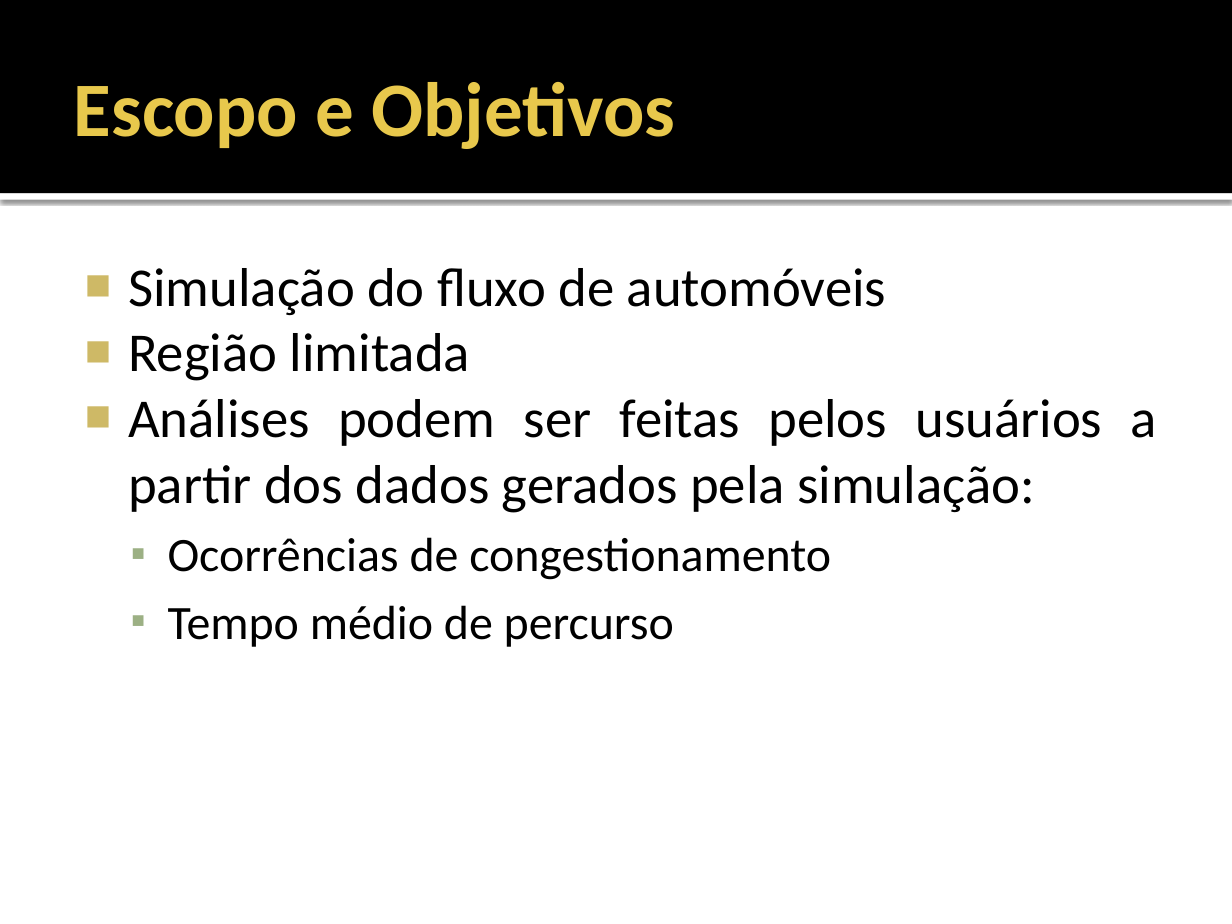
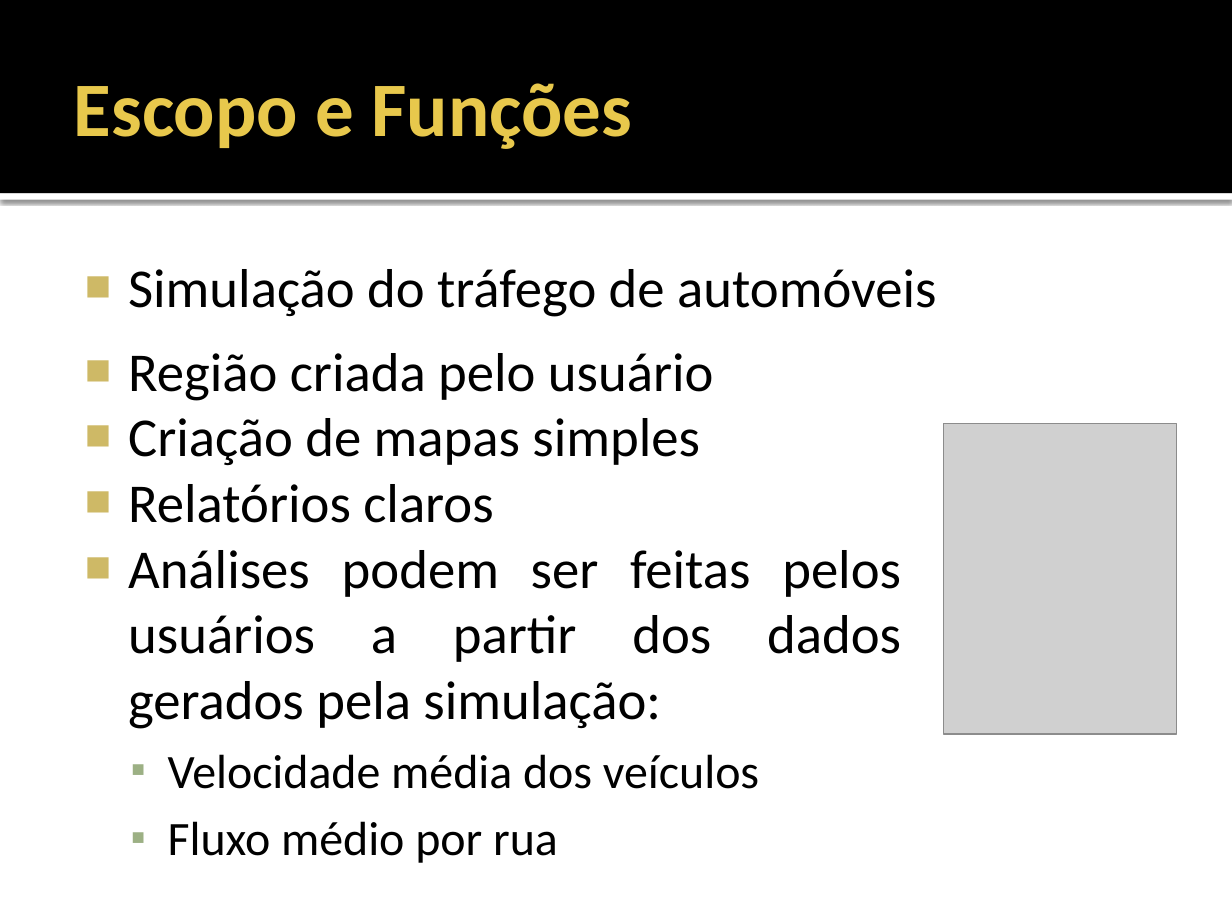
Before and after one commit to fchirigati/rota, a slide deck: slide 3 of Documentação/Especificação de Requisitos de Software/Apresentação.pptx. Drawn at 1232x924 pixels with LibreOffice and Linux fonts; fonts in the diff are those of the drawing; grey boxes stand for pictures. Boxes give left, top, right and bottom in pixels: in the first picture for what was removed or moved away, otherwise in the second. Text is boxed around its words. In the diff, an @@ line names an element or a change of style, - is before the commit and + after.

```diff
--- a/Documentação/Especificação de Requisitos de Software/Apresentação.pptx
+++ b/Documentação/Especificação de Requisitos de Software/Apresentação.pptx
@@ title at box(74, 83, 632, 149): text changed @@
-Escopo e Objetivos
+Escopo e Funções
@@ text "Região criada pelo usuário": place and size @@
-text "Região criada pelo usuário" at box(128, 268, 1156, 647)
+text "Região criada pelo usuário" at box(128, 353, 901, 863)
@@ text added at box(128, 269, 937, 317), 32 pt, text #000000 @@
+■ Simulação do tráfego de automóveis
@@ text at box(128, 353, 714, 523): text changed @@
-■ Simulação do fluxo de automóveis
-■ Região limitada
+■ Região criada pelo usuário
+■ Criação de mapas simples
+■ Relatórios claros
@@ picture added at box(944, 424, 1177, 734) @@
@@ text at box(168, 754, 759, 863): text changed @@
-  ▪ Ocorrências de congestionamento
-  ▪ Tempo médio de percurso
+  ▪ Velocidade média dos veículos
+  ▪ Fluxo médio por rua
```
Also in this commit, not shown: 4 other slides changed, 6 slides added, 10 slides removed.
